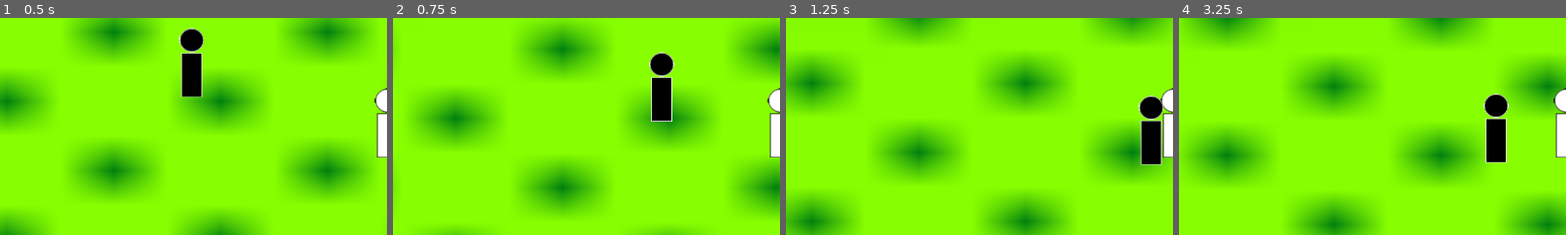
Above: before the commit, frames 1-4 (left to right).
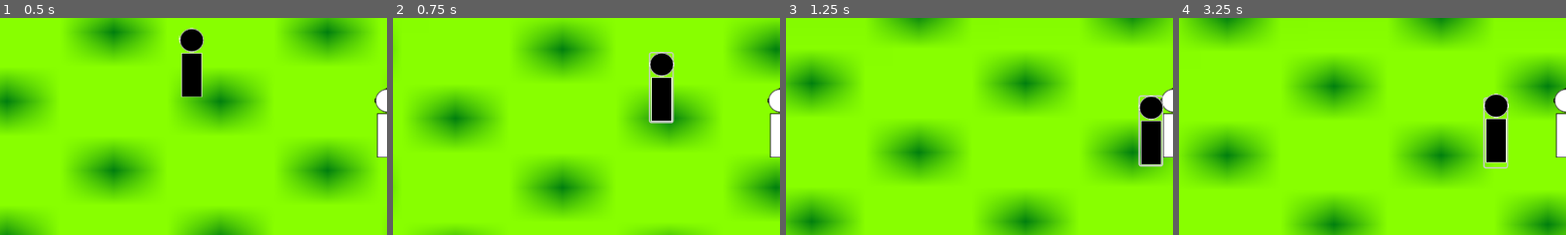
Above: after the commit, the same moments.

Repository: BChabowski/hns
Game: Godot game, scene res://world.tscn
The game is run twice, just before and just after one commit, with the same random seed, the same clock (stepped at 60 frames per second) and the same inputs.
Inputs (mouse positions are % of the whole screen's width and height, from its top left):
- Up to frame 1 (0.5 s): no input
- Up to frame 2 (0.75 s): click (25, 36) at 0.52 s
- Up to frame 3 (1.25 s): no input
- Up to frame 4 (3.25 s): click (47, 52) at 1.27 s; click (47, 50) at 2.02 s; tap Enter at 2.75 s; move the mouse to (72, 45) at 2.77 s; click (72, 45) at 2.92 s
The pictures show only the part of the screen within x 0-50%, y 26-76%; the shares and areas given below are measured in that part.

Frame 1 is identical in both runs. In frame 2, 0.5% of the frame differs, in the area x 65-73%, y 15-49%; in frame 3, 0.4%; in frame 4, 0.5%.

Commit message:
Adds first draft of emiting attack signal from enemy to player

Diff:
--- a/enemy_placeholder.gd
+++ b/enemy_placeholder.gd
@@ -4,6 +4,7 @@
 var player = null
 @onready var timer: Timer = $Timer
 var ready_to_attack = false
+signal character_clicked(obj: Node2D)
 
 @export var hp = 40
 @export var friendly = false
@@ -60,4 +61,8 @@
 func _on_damage_radius_body_entered(body: Node2D) -> void:
 	if(body == player):
 		body.take_hit(base_dmg)
-		print("dmg!")
+
+func _on_be_attacked_button_pressed() -> void:
+	print("_on_be_attacked_button_pressed")
+	#todo use signal bus
+	character_clicked.emit(self)
--- a/enemy_placeholder.tscn
+++ b/enemy_placeholder.tscn
@@ -100,6 +100,13 @@
 [node name="EnemyPlaceholder" type="CharacterBody2D" parent="."]
 script = ExtResource("1_hlmrv")
 
+[node name="BeAttackedButton" type="Button" parent="EnemyPlaceholder"]
+offset_left = -17.0
+offset_top = -43.0
+offset_right = 16.0
+offset_bottom = 59.0
+flat = true
+
 [node name="EnemyCollision" type="CollisionShape2D" parent="EnemyPlaceholder"]
 shape = SubResource("CapsuleShape2D_hlmrv")
 
@@ -132,6 +139,7 @@
 &"": SubResource("AnimationLibrary_j2thn")
 }
 
+[connection signal="pressed" from="EnemyPlaceholder/BeAttackedButton" to="EnemyPlaceholder" method="_on_be_attacked_button_pressed"]
 [connection signal="body_entered" from="EnemyPlaceholder/DetectRadius" to="EnemyPlaceholder" method="_on_detect_radius_body_entered"]
 [connection signal="body_exited" from="EnemyPlaceholder/DetectRadius" to="EnemyPlaceholder" method="_on_detect_radius_body_exited"]
 [connection signal="body_entered" from="EnemyPlaceholder/AttackRadius" to="EnemyPlaceholder" method="_on_attack_radius_body_entered"]
--- a/player_character.gd
+++ b/player_character.gd
@@ -5,6 +5,10 @@
 
 var target = position
 var moving = false
+var in_attack_distance=false
+
+func _ready() -> void:
+	self.connect("character_clicked", attack)
 
 func _input(event):
 	if event is InputEventMouseButton:
@@ -23,3 +27,9 @@
 func take_hit(dmg: int):
 	hp -= dmg
 	print("Player takes hit! Life remaining: " + str(hp))
+
+func attack(body: Node2D):
+	print("PC attack")
+	for overlapping in $AttackRadius.get_overlapping_bodies():
+		if(overlapping == body):
+			print("Player attack!")
